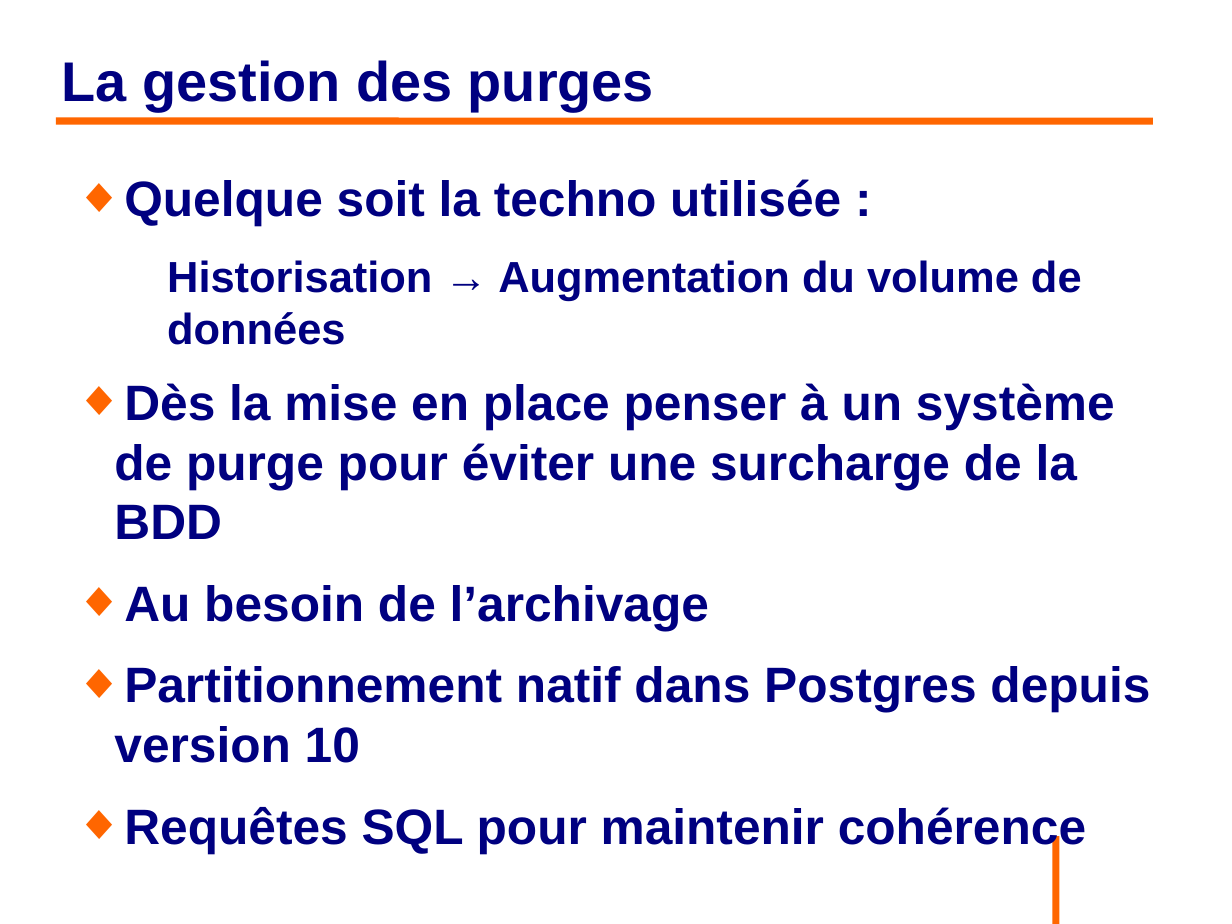
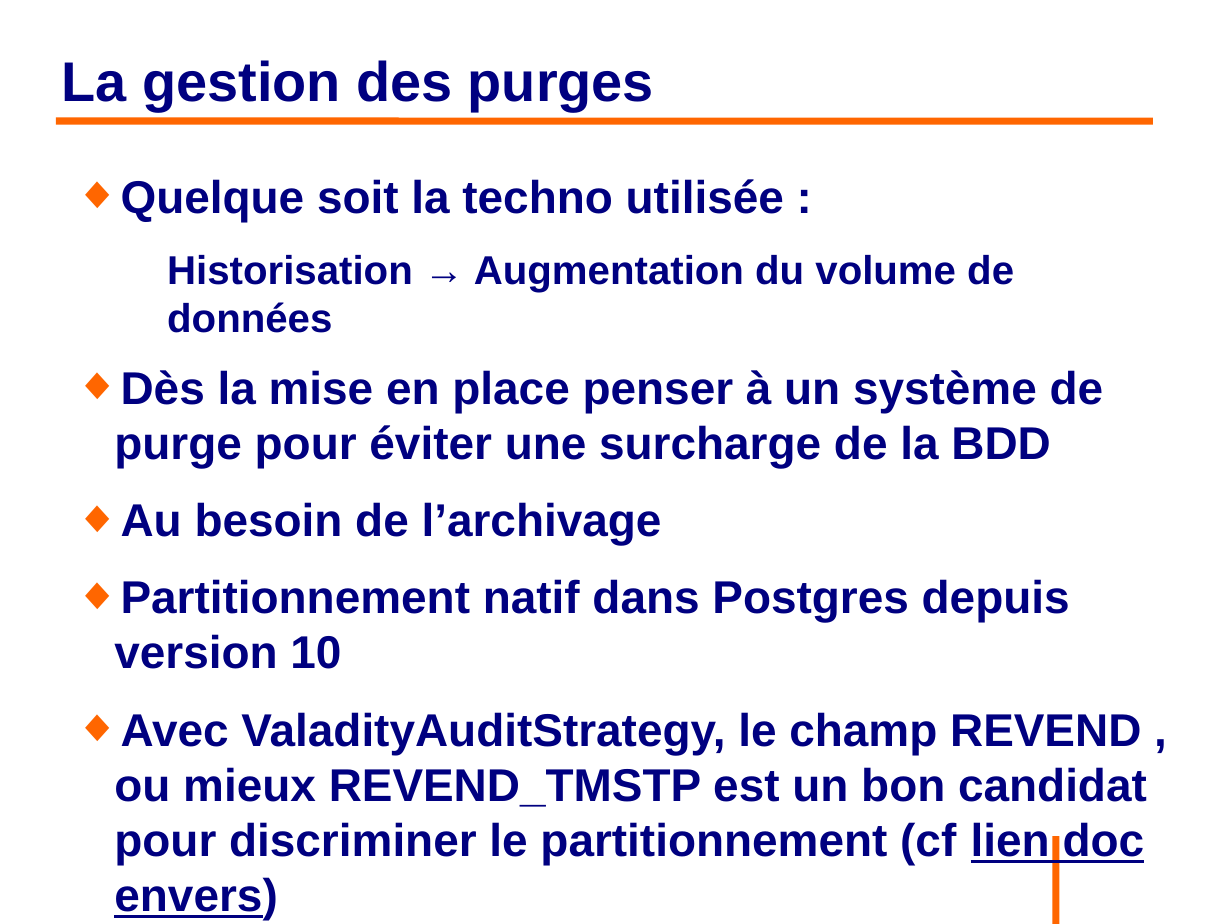
Before and after one commit to philphils/formation-hibernate-avancee, a slide deck: slide 151 of Documentation/diapo_formation_hibernate_avancee.odp. Drawn at 1232x924 pixels with LibreOffice and Linux fonts; fonts in the diff are those of the drawing; background and template pictures are left out. Boxes give left, top, right and bottom in pixels: in the first picture for what was removed or moved away, otherwise in the second. Text is boxed around its words. In the diff, an @@ line names an element or a change of style, - is before the commit and + after.

Commit message:
Ajout info partitionnement

```diff
--- a/Documentation/diapo_formation_hibernate_avancee.odp
+++ b/Documentation/diapo_formation_hibernate_avancee.odp
@@ text at [114, 179, 1104, 669]: size 32 to 29.6 pt in "Quelque soit la techno utilisée :", "Dès la mise en place penser à ...", "Au besoin de l’archivage", "Partitionnement natif dans Postgres depuis version 10"; size 28 to 25.9 pt in "Historisation → Augmentation du volume de données" @@
@@ text at [114, 712, 1147, 920]: text changed; size 32 to 29.6 pt @@
-◆ Requêtes SQL pour maintenir cohérence
+◆ Avec ValadityAuditStrategy, le champ REVEND , ou mieux REVEND_TMSTP est un bon candidat pour discriminer le partitionnement (cf lien doc envers)
```
